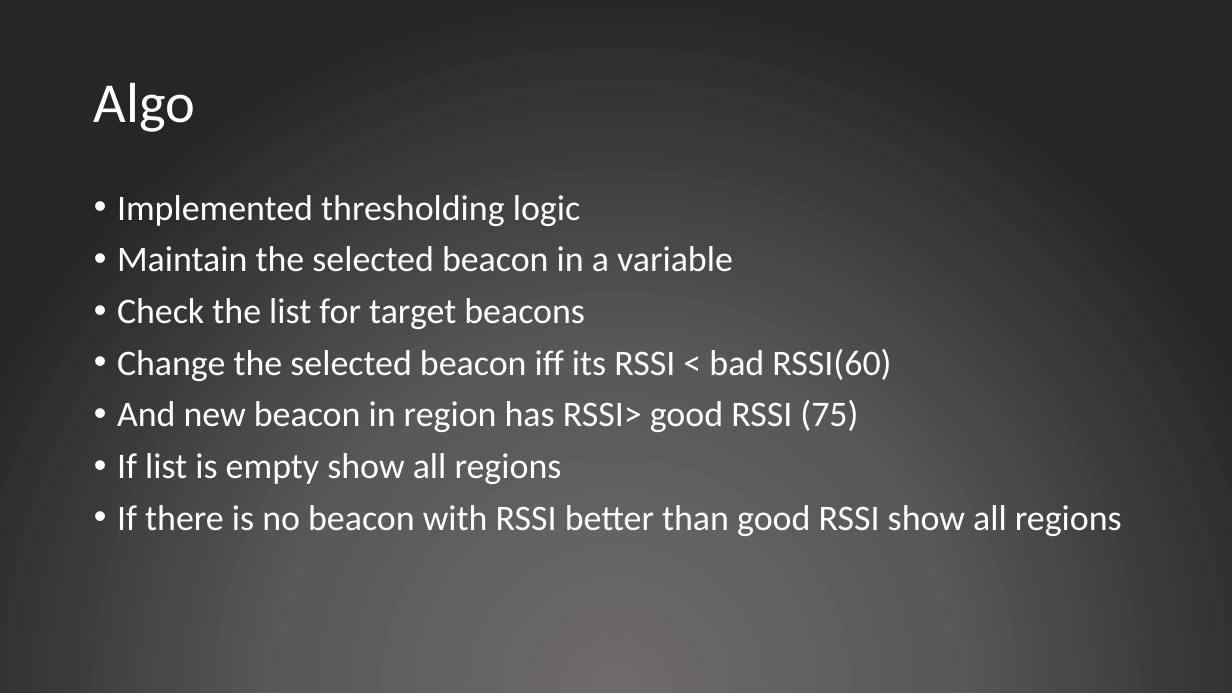
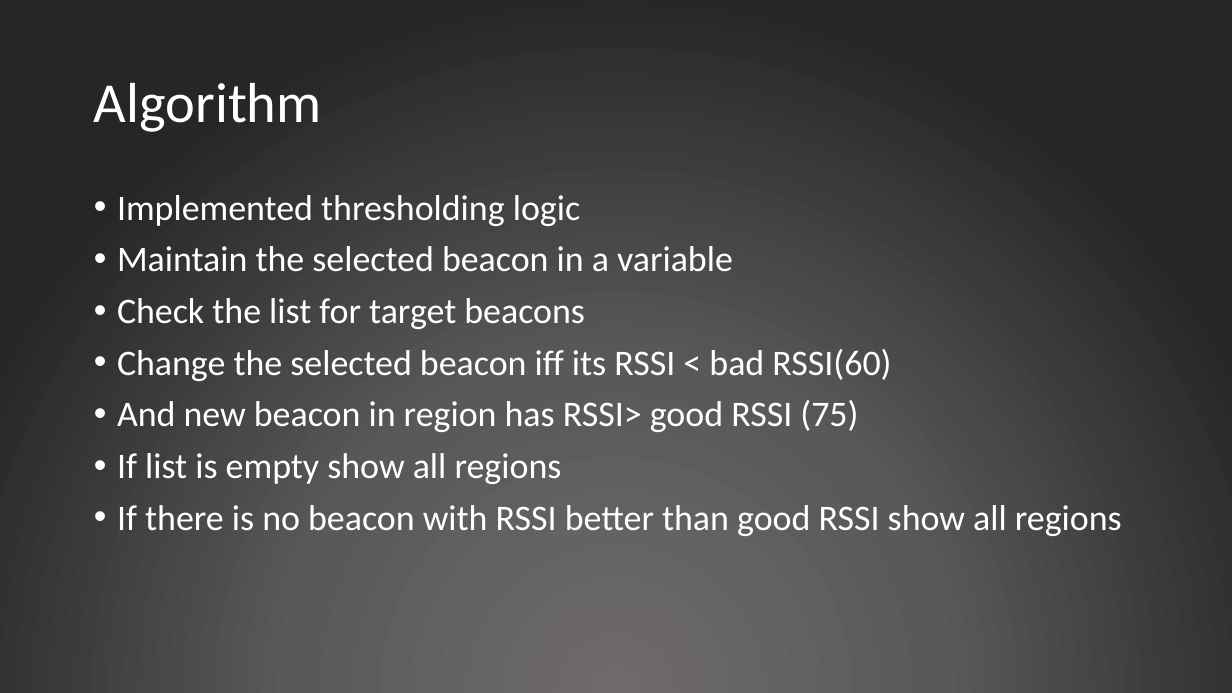
Before and after one commit to sbose1/BeaconsAPI, a slide deck: slide 2 of Presentation.pptx. Drawn at 1232x693 pixels with LibreOffice and Linux fonts; fonts in the diff are those of the drawing. Boxes give left, top, right and bottom in pixels: in the first picture for what was removed or moved away, otherwise in the second. Text is boxed around its words. In the diff, an @@ line names an element or a change of style, - is before the commit and + after.

Commit message:
updated presentation

```diff
--- a/Presentation.pptx
+++ b/Presentation.pptx
@@ title at (x1=94, y1=82, x2=322, y2=132): text changed @@
-Algo
+Algorithm
```
Also in this commit, not shown: 2 slides added.
